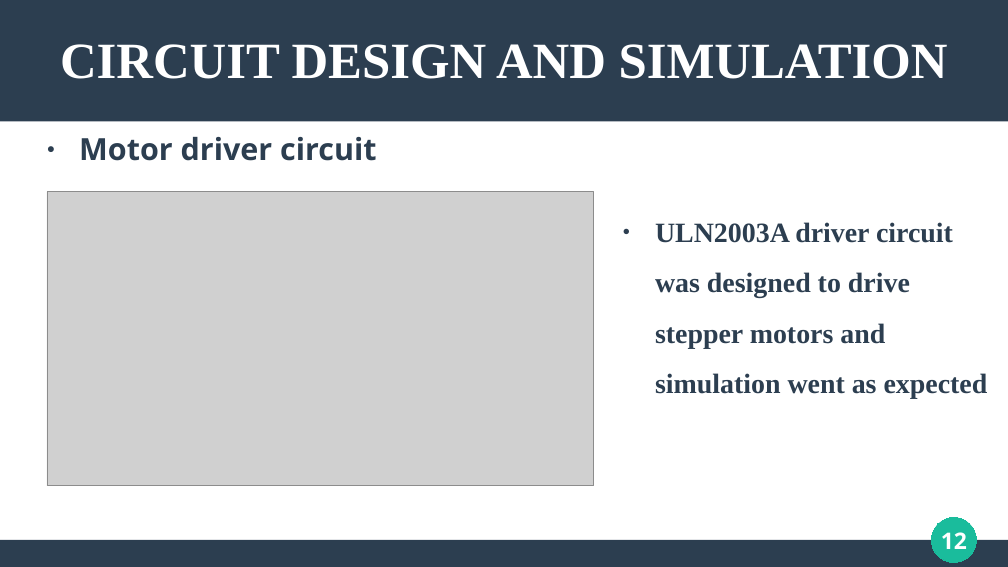
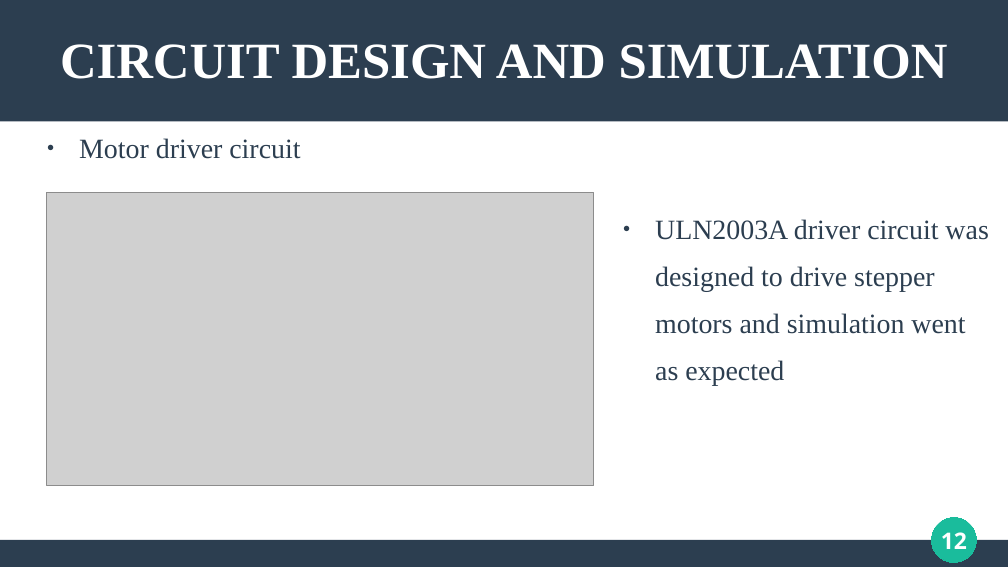
Before and after one commit to musyani-io/self-service-card-issuance, a slide deck: slide 12 of docs/uni-submission/end-semester-one.pptx. Drawn at 1008x567 pixels with LibreOffice and Linux fonts; fonts in the diff are those of the drawing; grey boxes stand for pictures. Boxes give left, top, right and bottom in pixels: in the first picture for what was removed or moved away, otherwise in the second. Text is boxed around its words. In the diff, an @@ line names an element or a change of style, - is before the commit and + after.

```diff
--- a/docs/uni-submission/end-semester-one.pptx
+++ b/docs/uni-submission/end-semester-one.pptx
@@ text "Motor driver circuit" at <box>79,138,300,159</box>: size 24 to 22 pt, font Noto Sans to Times New Roman, bold off @@
@@ text "ULN2003A driver circuit was designed ..." at <box>655,219,988,385</box>: bold off; line spacing 1.5 to 1.4 @@
```
Also in this commit, not shown: 12 other slides changed, 3 other files.
